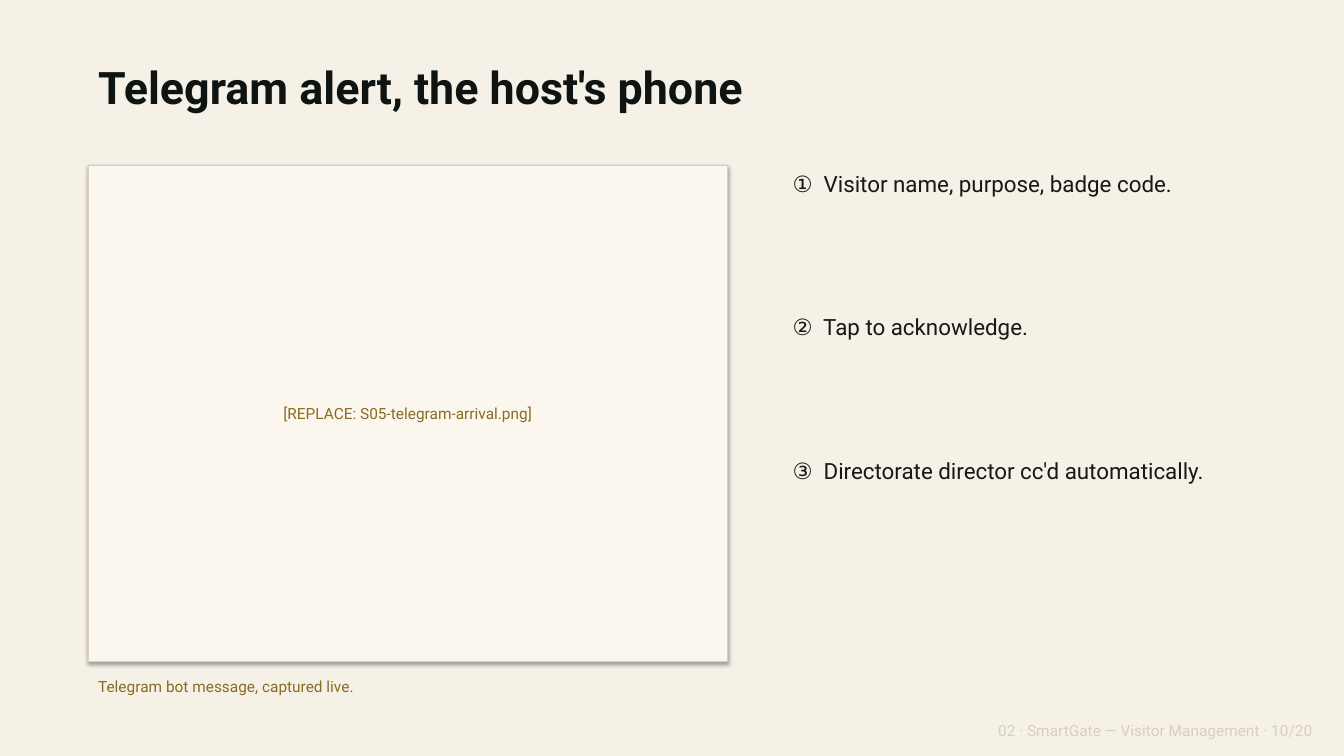
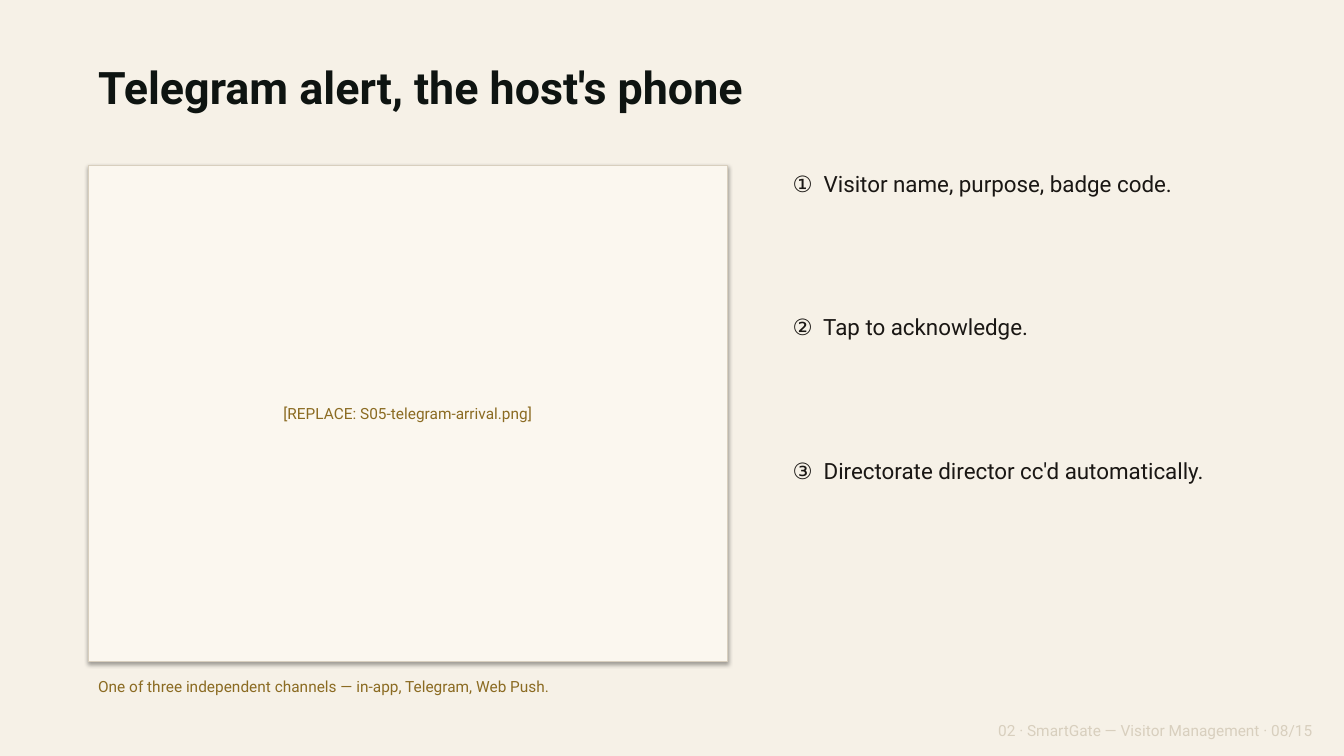
Before and after one commit to ghwmelite-dotcom/OHCS-SmartGate-Staff-Attendance-System, a slide deck: slide 8 of decks/output/02-smartgate-spotlight-v0.pptx (slide 10 before the commit). Drawn at 1344x756 pixels with LibreOffice and Linux fonts; fonts in the diff are those of the drawing. Boxes give left, top, right and bottom in pixels: in the first picture for what was removed or moved away, otherwise in the second. Text is boxed around its words. In the diff, an @@ line names an element or a change of style, - is before the commit and + after.

```diff
--- a/decks/output/02-smartgate-spotlight-v0.pptx
+++ b/decks/output/02-smartgate-spotlight-v0.pptx
@@ text at [98,680,549,695]: text changed @@
-Telegram bot message, captured live.
+One of three independent channels — in-app, Telegram, Web Push.
```
Also in this commit, not shown: 11 other slides changed, 5 slides removed, 18 other files.
